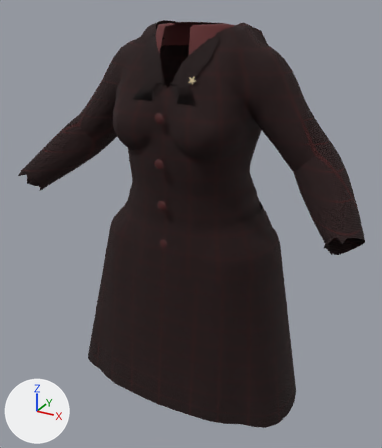
Before and after pictures for a commit that changed the glTF model game/assets/characters/cast/nadia_quell/nadia_quell__c_over.gltf.
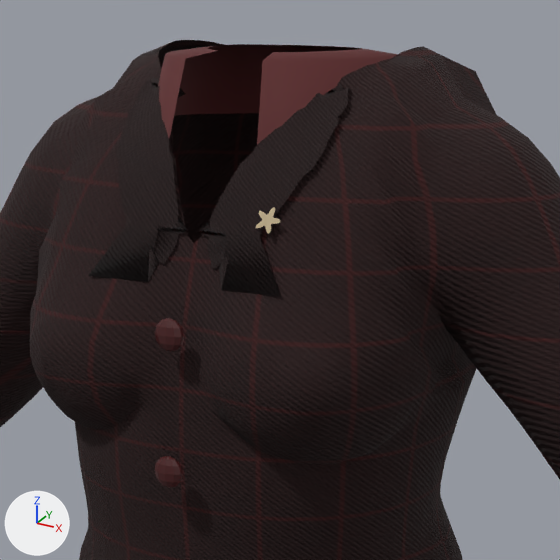
Each version appears first whole from a 50 mm lens placed at (0.603, -1.141, 1.418), pointed at (0.0, -0.045, 0.87), and next in a close-up on the part from 27% to 76% of the width and 2% to 43% of the height. Lighting does not change. The marker at lower left points along +X, +Y and +Z. The last two pictures show the newer version. Vertices at exactly the same position are counted once.

The scene before the commit, as lines of its bpy script (objects in view):
```python
me_collar_001 = bpy.data.meshes.new('Collar.001')
me_collar_001.from_pydata(...)  # 135 vertices, 176 faces; spans x -0.105..0.105, y -0.127..0.07, z 1.273..1.353
me_collar_001.materials.append(mat_cast_nadia_quell_nadia_quell_collar_001)
me_decals = bpy.data.meshes.new('Decals')
me_decals.from_pydata(...)  # 4 vertices, 2 faces; spans x 0.0422..0.0779, y -0.1578..-0.1399, z 1.2325..1.2635
me_decals.materials.append(mat_cast_nadia_quell_cast_decals)
me_lapels = bpy.data.meshes.new('Lapels')
me_lapels.from_pydata(...)  # 178 vertices, 230 faces; spans x -0.1..0.099, y -0.167..-0.053, z 1.2..1.336
me_lapels.materials.append(mat_cast_nadia_quell_nadia_quell_parts_c_over_lapels)
ob_collar_001 = bpy.data.objects.new('Collar.001', me_collar_001)
ob_collar_001.location = (0.0, 0.0, 0.0)
ob_decals_c_over = bpy.data.objects.new('Decals_c_over', me_decals)
ob_decals_c_over.location = (0.0, 0.0, 0.0)
ob_lapels = bpy.data.objects.new('Lapels', me_lapels)
ob_lapels.location = (0.0, 0.0, 0.0)
# also in view: 'CoatTop' at (0.0, -0.047, 1.088); 'Trim_Buttons_1' at (0.0, -0.184, 1.019)
```
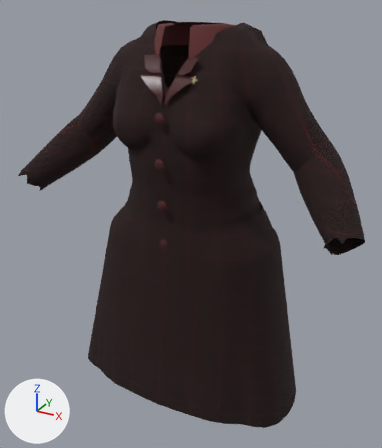
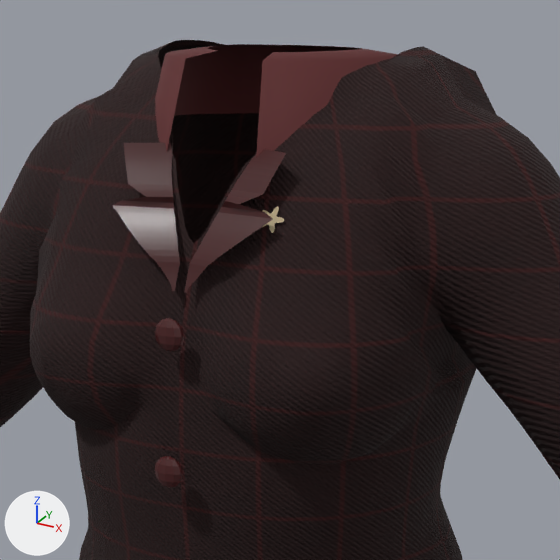
Pixel boxes [x1, y1, x2, y2] of what changed, in the close-ups (560 x 560 px):
'Lapels', deleted: before [89, 77, 351, 297]
'Trim_Revers_2', added (brown): after [112, 143, 286, 293]
'Decals_c_over', reshaped: before [256, 207, 281, 234]; after [262, 206, 284, 233]

Edits to the bpy script that builds the scene:
```text
Add img_cast_nadia_quell_nadia_quell_c_over_collar_normal:
    img_cast_nadia_quell_nadia_quell_c_over_collar_normal = load_image('cast_nadia_quell_nadia_quell_c_over_collar_normal', '../adela_voss/cast_adela_voss_adela_voss_a_over_buttons_0_normal.png', 16, 16, 'Non-Color')
Add img_cast_nadia_quell_nadia_quell_c_over_buttons_1_roughness:
    img_cast_nadia_quell_nadia_quell_c_over_buttons_1_roughness = load_image('cast_nadia_quell_nadia_quell_c_over_buttons_1_roughness', '../adela_voss/cast_adela_voss_adela_voss_a_over_buttons_0_roughness.png', 16, 16, 'Non-Color')
Add img_cast_nadia_quell_nadia_quell_c_over_revers_2_albedo:
    img_cast_nadia_quell_nadia_quell_c_over_revers_2_albedo = load_image('cast_nadia_quell_nadia_quell_c_over_revers_2_albedo', 'cast_nadia_quell_nadia_quell_c_over_revers_2_albedo.png', 16, 16, 'sRGB')
Add mat_cast_nadia_quell_nadia_quell_c_over_revers_2:
    mat_cast_nadia_quell_nadia_quell_c_over_revers_2 = bpy.data.materials.new('cast_nadia_quell_nadia_quell_c_over_revers_2')
    # uses the picture img_cast_nadia_quell_nadia_quell_c_over_buttons_1_roughness
    # uses the picture img_cast_nadia_quell_nadia_quell_c_over_collar_normal
    # uses the picture img_cast_nadia_quell_nadia_quell_c_over_revers_2_albedo
Change me_decals:
    used by ob_decals_c_over; location = (0.0, 0.0, 0.0)
    remove me_decals.from_pydata(...)  # 4 vertices, 2 faces; spans x 0.0422..0.0779, y -0.1578..-0.1399, z 1.2325..1.2635
    add me_decals.from_pydata(...)  # 4 vertices, 2 faces; spans x 0.0422..0.0781, y -0.1527..-0.1346, z 1.2325..1.2635
    me_decals part 1
    me_decals.vertices[0].co: (0.043, -0.1578, 1.2325) -> (0.0431, -0.1527, 1.2325)  # pixel (239, 243) -> pixel (243, 242)
    me_decals.vertices[1].co: (0.0779, -0.1562, 1.2325) -> (0.0781, -0.1507, 1.2325)  # pixel (285, 246) -> pixel (289, 245)
    me_decals.vertices[2].co: (0.0772, -0.1399, 1.2635) -> (0.0771, -0.1346, 1.2635)  # not seen -> pixel (299, 196)
    me_decals.vertices[3].co: (0.0422, -0.1415, 1.2635) -> (0.0422, -0.1366, 1.2635)  # pixel (250, 194) -> not seen
Add me_trim_003:
    me_trim_003.from_pydata(...)  # 104 vertices, 100 faces; spans x -0.0669..0.0669, y -0.1697..-0.116, z 1.1968..1.2918
    me_trim_003.materials.append(mat_cast_nadia_quell_nadia_quell_c_over_revers_2)
Remove ob_lapels:
    ob_lapels = bpy.data.objects.new('Lapels', me_lapels)
    ob_lapels.location = (0.0, 0.0, 0.0)
Add ob_trim_revers_2:
    ob_trim_revers_2 = bpy.data.objects.new('Trim_Revers_2', me_trim_003)
    ob_trim_revers_2.location = (0.0, 0.0, 0.0)
```
